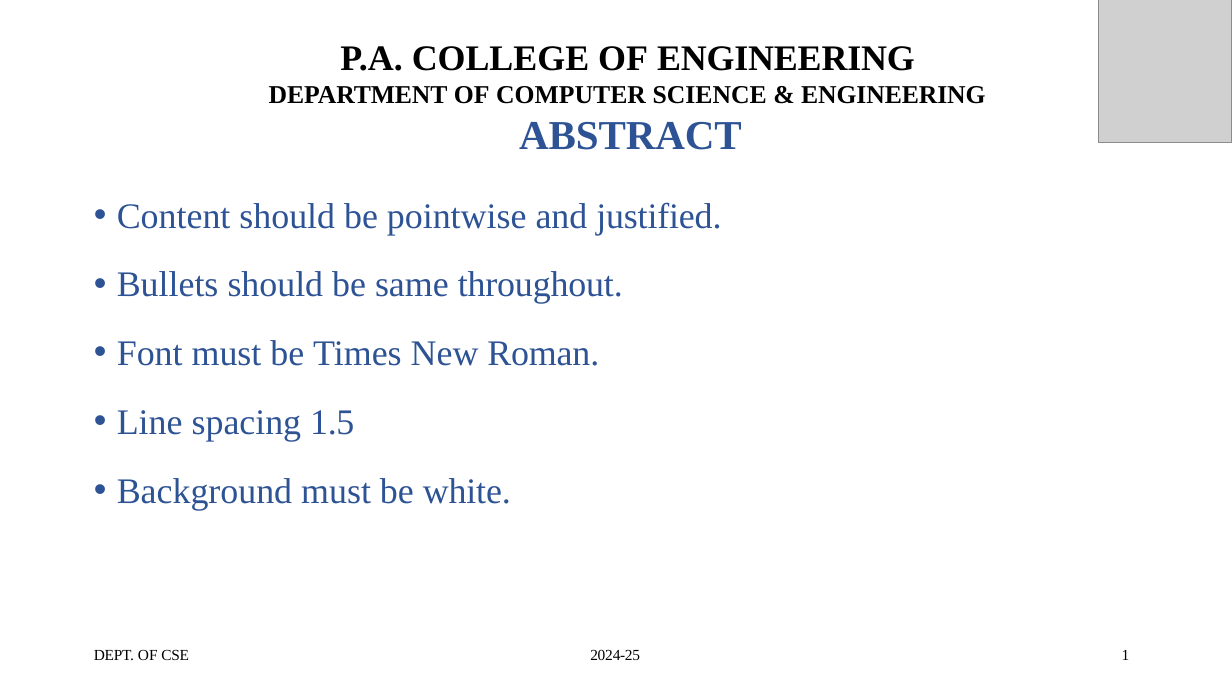
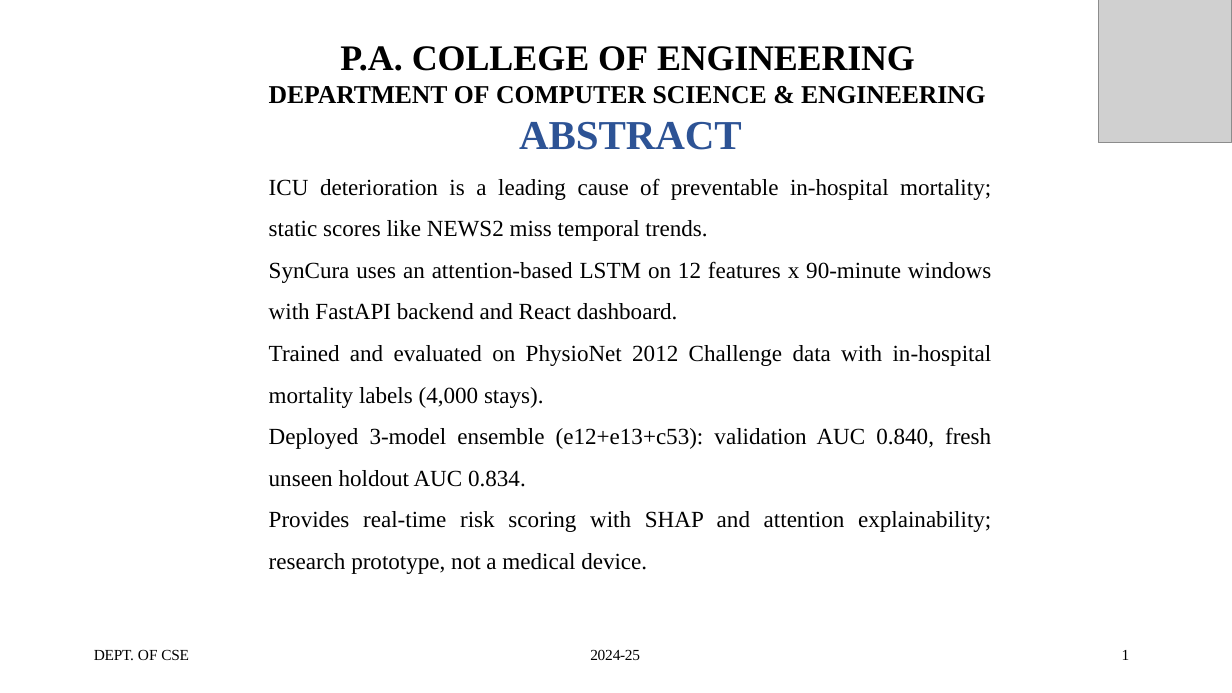
Before and after one commit to Fizan-Feroz/SynCura, a slide deck: slide 2 of ppt/PROJECT SYNOPSIS PPT-FORMAT_TRIMMED.pptx. Drawn at 1232x693 pixels with LibreOffice and Linux fonts; fonts in the diff are those of the drawing; grey boxes stand for pictures; background and template pictures are left out. Boxes give left, top, right and bottom in pixels: in the first picture for what was removed or moved away, otherwise in the second. Text is boxed around its words. In the diff, an @@ line names an element or a change of style, - is before the commit and + after.

```diff
--- a/ppt/PROJECT SYNOPSIS PPT-FORMAT_TRIMMED.pptx
+++ b/ppt/PROJECT SYNOPSIS PPT-FORMAT_TRIMMED.pptx
@@ text at (269, 178, 992, 532): text changed; size 28 to 18 pt; text colour #2D5395 to #000000 @@
-• Content should be pointwise and justified.
-• Bullets should be same throughout.
-• Font must be Times New Roman.
-• Line spacing 1.5
-• Background must be white.
+ICU deterioration is a leading cause of preventable in-hospital mortality; static scores like NEWS2 miss temporal trends.
+SynCura uses an attention-based LSTM on 12 features x 90-minute windows with FastAPI backend and React dashboard.
+Trained and evaluated on PhysioNet 2012 Challenge data with in-hospital mortality labels (4,000 stays).
+Deployed 3-model ensemble (e12+e13+c53): validation AUC 0.840, fresh unseen holdout AUC 0.834.
+Provides real-time risk scoring with SHAP and attention explainability; research prototype, not a medical device.
```
Also in this commit, not shown: 5 other slides changed.
